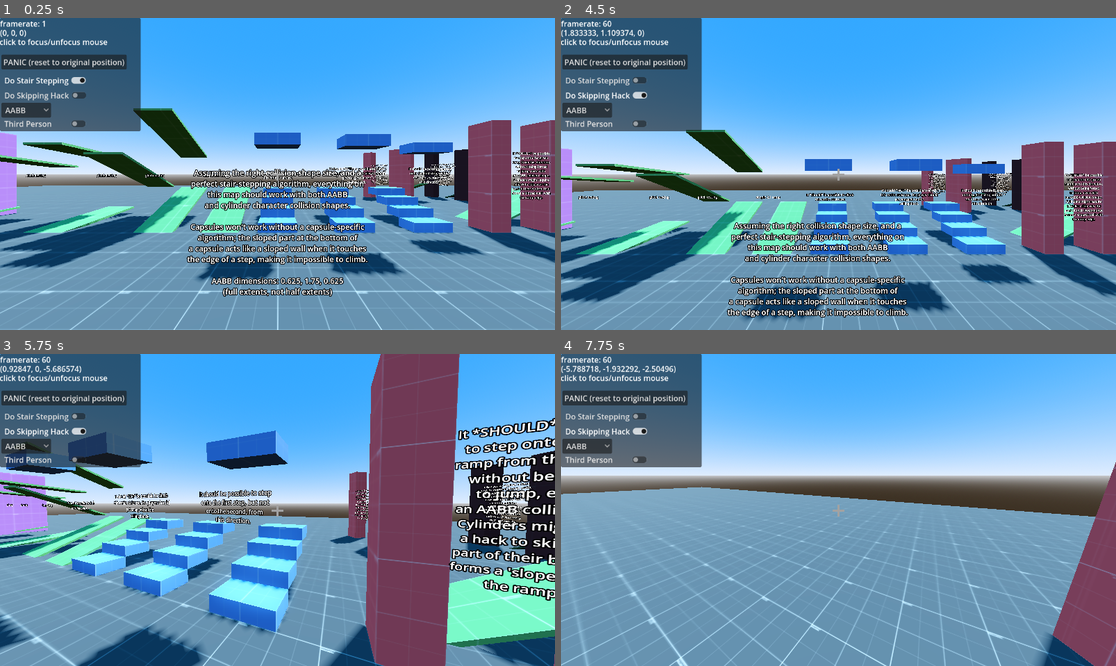
Above: before the commit, frames 1-4 (two rows, left to right).
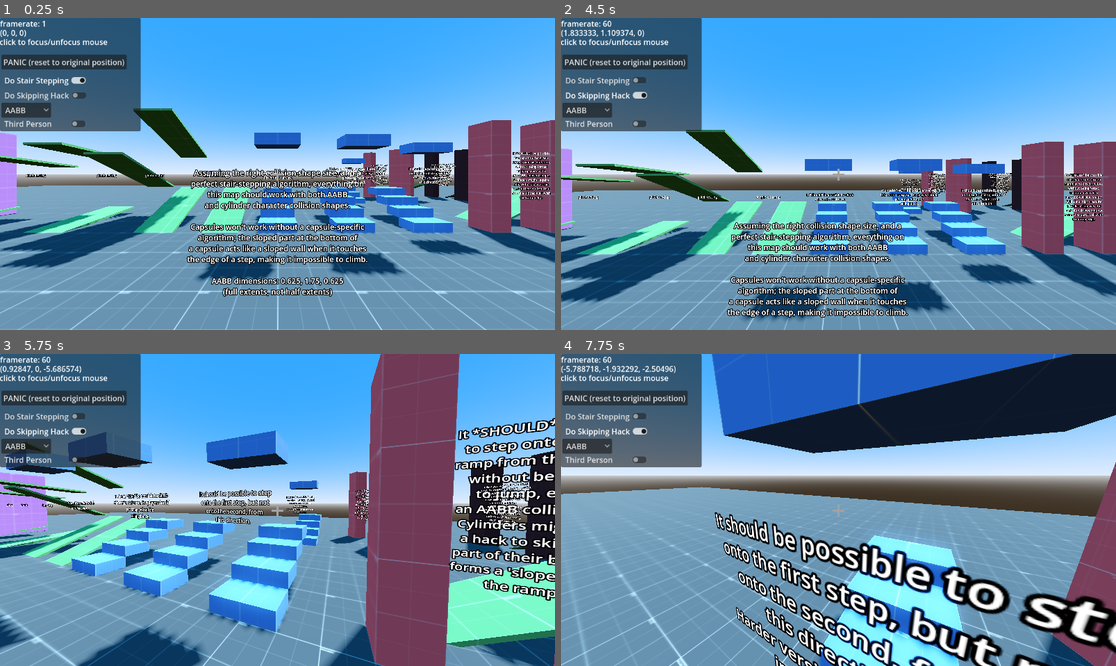
Above: after the commit, the same moments.

Repository: wareya/GodotStairTester
Game: Godot game, scene res://world.tscn
The game is run twice, just before and just after one commit, with the same random seed, the same clock (stepped at 60 frames per second) and the same inputs.
Inputs (mouse positions are in pixels of both pictures, inside the frame that each line leads up to):
- Up to frame 1 (0.25 s): no input
- Up to frame 2 (4.5 s): click "Do Stair Stepping" at 0.5 s; click "Do Skipping Hack" at 1.25 s; click "AABB" at 2 s; click "Third Person" at 2.75 s; click "PANIC (reset to original posi…" at 3.5 s; tap Enter (ui_accept) at 4.25 s; move the mouse to (960, 158) at 4.27 s; press the mouse at (960, 158) at 4.28 s; hold D (right) from 4.28 s (still down)
- Up to frame 3 (5.75 s): tap Enter (ui_accept) at 4.52, 5, 5.27 s; move the mouse to (249, 510) at 5.02 s; release D (right) at 5.03 s; release the mouse at (249, 510) at 5.03 s; hold W (forward) from 5.03 s (still down); right-click (249, 510) at 5.1 s
- Up to frame 4 (7.75 s): tap Enter (ui_accept) at 5.75, 6.5, 6.77, 7.25, 7.52 s; move the mouse to (894, 441) at 5.77 s; release W (forward) at 5.78 s; press the mouse at (894, 441) at 5.78 s; hold D (right) 5.78-6.53 s; move the mouse to (832, 516) at 6.52 s; release the mouse at (832, 516) at 6.53 s; hold W (forward) 6.53-7.28 s; right-click (832, 516) at 6.6 s; move the mouse to (1005, 556) at 7.27 s; press the mouse at (1005, 556) at 7.28 s; hold A (left) from 7.28 s (still down)

The runs differ from the first frame. In frame 1, 0.2% of the frame differs, in the area x 59-66%, y 44-61%; in frame 2, 0.3%; in frame 3, 0.6%; in frame 4, 36%, in the area x 27-100%, y 0-100%.

Commit message:
add a way to probe probable step height

Diff:
--- a/StairsTestScene.tscn
+++ b/StairsTestScene.tscn
@@ -239,6 +239,36 @@
 size = Vector3(1, 0.25, 0.5)
 material = SubResource("StandardMaterial3D_6j7a6")
 
+[node name="CSGBox3D51" type="CSGBox3D" parent="."]
+transform = Transform3D(1, 0, 0, 0, 1, 0, 0, 0, 1, 4, 0.125, -5.25)
+use_collision = true
+size = Vector3(1, 0.25, 0.5)
+material = SubResource("StandardMaterial3D_6j7a6")
+
+[node name="CSGBox3D55" type="CSGBox3D" parent="."]
+transform = Transform3D(1, 0, 0, 0, 1, 0, 0, 0, 1, 4, 2.1875, -5.25)
+use_collision = true
+size = Vector3(1, 0.25, 0.5)
+material = SubResource("StandardMaterial3D_6j7a6")
+
+[node name="CSGBox3D52" type="CSGBox3D" parent="."]
+transform = Transform3D(1, 0, 0, 0, 1, 0, 0, 0, 1, 4, 0.375, -5.75)
+use_collision = true
+size = Vector3(1, 0.25, 0.5)
+material = SubResource("StandardMaterial3D_6j7a6")
+
+[node name="CSGBox3D53" type="CSGBox3D" parent="."]
+transform = Transform3D(1, 0, 0, 0, 1, 0, 0, 0, 1, 4, 0.625, -6.25)
+use_collision = true
+size = Vector3(1, 0.25, 0.5)
+material = SubResource("StandardMaterial3D_6j7a6")
+
+[node name="CSGBox3D54" type="CSGBox3D" parent="."]
+transform = Transform3D(1, 0, 0, 0, 1, 0, 0, 0, 1, 4, 0.875, -6.75)
+use_collision = true
+size = Vector3(1, 0.25, 0.5)
+material = SubResource("StandardMaterial3D_6j7a6")
+
 [node name="Label3D" type="Label3D" parent="."]
 transform = Transform3D(1, 0, 0, 0, 1, 0, 0, 0, 1, 0, 1.46182, -1)
 pixel_size = 0.0025
@@ -276,6 +306,16 @@
 onto the first step, but not
 onto the second, from
 this direction."
+
+[node name="Label3D19" type="Label3D" parent="."]
+transform = Transform3D(1, 0, 0, 0, 1, 0, 0, 0, 1, 3.90669, 1.46182, -4.98793)
+pixel_size = 0.0025
+text = "It should be possible to step
+onto the first step, but not
+onto the second, from
+this direction.
+Harder version of the one
+in front of it."
 
 [node name="Label3D4" type="Label3D" parent="."]
 transform = Transform3D(1, 0, 0, 0, 1, 0, 0, 0, 1, 6.47481, 1.46182, -0.977026)
--- a/player/SimplePlayer.gd
+++ b/player/SimplePlayer.gd
@@ -87,7 +87,8 @@
     # check for simple stairs; three steps
     if do_stairs and velocity.x != 0.0 and velocity.z != 0.0:
         # step 1: upwards trace
-        ceiling_collision = move_and_collide(step_height * Vector3.UP)
+        var up_height = probe_probable_step_height() # NOT NECESSARY. can just be step_height.
+        ceiling_collision = move_and_collide(up_height * Vector3.UP)
         ceiling_travel_distance = step_height if not ceiling_collision else abs(ceiling_collision.get_travel().y)
         ceiling_position = global_position
         # step 2: "check if there's a wall" trace
@@ -123,6 +124,62 @@
         move_and_slide()
     return found_stairs
 
+func probe_probable_step_height():
+    const hull_height = 1.75
+    const center_offset = 0.875 # edit to match the offset between your origin and the center of your hitbox
+    const hull_width = 0.625 # approximately the full width of your hull
+
+    var heading = (velocity * Vector3(1, 0, 1)).normalized()
+
+    var offset = Vector3()
+    var test = move_and_collide(heading * hull_width, true)
+    if test and abs(test.get_normal().y) < 0.8:
+        offset = (test.get_position(0) - test.get_travel() - global_position) * Vector3(1, 0, 1)
+
+    var raycast = ShapeCast3D.new()
+    var shape = CylinderShape3D.new()
+    shape.radius = hull_width/2.0
+    shape.height = max(0.01, hull_height - step_height*2.0 - 0.1)
+    raycast.shape = shape
+    raycast.max_results = 1
+    add_child(raycast)
+    raycast.collision_mask = collision_mask
+    raycast.position = Vector3(0.0, center_offset, 0.0)
+    if offset != Vector3():
+        raycast.target_position = heading * hull_width * 0.22 + offset
+    else:
+        raycast.target_position = heading * hull_width * 0.72
+    #raycast.force_raycast_update()
+    raycast.force_shapecast_update()
+    if raycast.is_colliding():
+        #raycast.position = raycast.get_collision_point(0)
+        raycast.position = raycast.get_collision_point(0)
+    else:
+        raycast.position += raycast.target_position
+
+    var up_distance = 50.0
+    raycast.target_position = Vector3(0.0, 50.0, 0.0)
+    #raycast.force_raycast_update()
+    raycast.force_shapecast_update()
+    if raycast.is_colliding():
+        up_distance = raycast.get_collision_point(0).y - raycast.position.y
+
+    var down_distance = 50.0
+    raycast.target_position = Vector3(0.0, -50.0, 0.0)
+    #raycast.force_raycast_update()
+    raycast.force_shapecast_update()
+    if raycast.is_colliding():
+        down_distance = raycast.position.y - raycast.get_collision_point(0).y
+
+    raycast.queue_free()
+
+    if up_distance + down_distance < hull_height:
+        return step_height
+    else:
+        var highest = up_distance - center_offset
+        var lowest = center_offset - down_distance
+        return clamp(highest/2.0 + lowest/2.0, 0.0, step_height)
+
 func _process(delta: float) -> void:
     # for controller camera control
     handle_stick_input(delta)
--- a/world.tscn
+++ b/world.tscn
@@ -29,7 +29,7 @@
 points = PackedVector3Array(-0.312, 0.6, -0.312, -0.312, 0.6, 0.313, 0.313, 0.6, -0.312, 0.313, 0.6, 0.313, 0, 0.875, 0, 0, -0.875, 0, -0.312, -0.6, -0.312, -0.312, -0.6, 0.312, 0.312, -0.6, -0.312, 0.312, -0.6, 0.312)
 
 [sub_resource type="ConvexPolygonShape3D" id="ConvexPolygonShape3D_mkkux"]
-points = PackedVector3Array(0, 0.6, -0.312, 0, 0.6, 0.313, -0.312, 0.6, 0, 0.313, 0.6, 0, 0, 0.875, 0, 0, -0.875, 0, 0, -0.6, -0.312, 0, -0.6, 0.313, -0.312, -0.6, 0, 0.313, -0.6, 0, 0.221, 0.6, 0 …(150 unchanged characters)…
+points = PackedVector3Array(0, 0.6, -0.313, 0, 0.6, 0.313, -0.313, 0.6, 0, 0.313, 0.6, 0, 0, 0.875, 0, 0, -0.875, 0, 0, -0.6, -0.313, 0, -0.6, 0.313, -0.313, -0.6, 0, 0.313, -0.6, 0, 0.221, 0.6, 0 …(150 unchanged characters)…
 
 [sub_resource type="CylinderShape3D" id="CylinderShape3D_eu7ao"]
 margin = 0.0
@@ -97,7 +97,6 @@
 
 [node name="AABB" type="CollisionShape3D" parent="CharacterBody3D"]
 transform = Transform3D(1, 0, 0, 0, 1, 0, 0, 0, 1, 0, 0.875, 0)
-visible = false
 shape = SubResource("BoxShape3D_x1wx2")
 disabled = true
 
@@ -109,6 +108,7 @@
 
 [node name="Octogem" type="CollisionShape3D" parent="CharacterBody3D"]
 transform = Transform3D(1, 0, 0, 0, 1, 0, 0, 0, 1, 0, 0.875, 0)
+visible = false
 shape = SubResource("ConvexPolygonShape3D_mkkux")
 disabled = true
 
